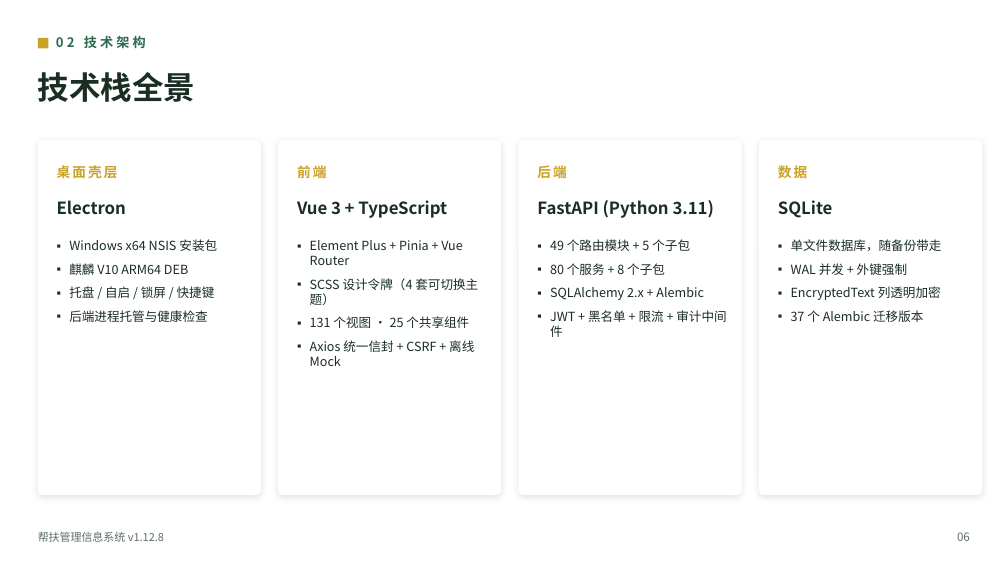
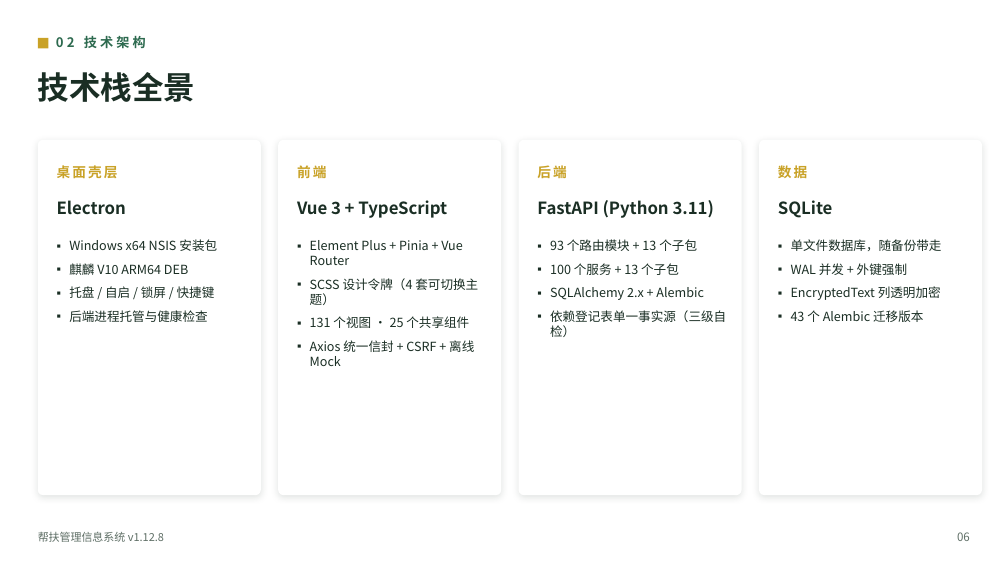
Before and after one commit to lzh745200/MRRS, a slide deck: slide 8 of docs/帮扶管理信息系统介绍.pptx. Drawn at 1008x567 pixels with LibreOffice and Linux fonts; fonts in the diff are those of the drawing. Boxes give left, top, right and bottom in pixels: in the first picture for what was removed or moved away, otherwise in the second. Text is boxed around its words. In the diff, an @@ line names an element or a change of style, - is before the commit and + after.

Commit message:
docs: 依赖三级清单与自检口径同步到文档与 PPT（并修复被误写入的技术栈说明）
- **修复错误文档**：`docs/03-开发文档/06-运维文档/技术栈说明.md` 此前内容是一份被截断的
  Claude Code 权限配置 JSON（2026-07-22 误写入），已重写为真正的《技术栈说明》——
  含技术栈总览、**依赖三级清单与登记表位置**、依赖自检与诊断口径（源码形态 vs 安装包形态）、
  版本与单一事实源约定。
- `CLAUDE.md`：新增"依赖清单单一事实源"约定（只改登记表 + requirements；禁止端点自持清单；
  判定用 import 名而非 metadata 枚举）。
- `项目文件结构说明.md`：core 模块数与说明补 `required_packages.py`；治理约定表新增该条。
- `README.md`：后端技术栈补"依赖自检"说明；"近期修复记录"补 R15 条目。
- `CHANGELOG.md`：v1.12.8 条目追加 R15 小节（幻影依赖 / 冻结运行时误报 / 三级分组 / 可执行修复命令）。
- **PPT**（`docs/build_ppt.js` → `docs/帮扶管理信息系统介绍.pptx`，37 页）：目录页测试口径
  更新为 17,295 项并标注依赖自检；技术栈全景页后端列改为 93 路由模块 + 100 服务 +
  "依赖登记表单一事实源（三级自检）"；数据层 37 → 43 个迁移版本、57 → 59 个模型。

```diff
--- a/docs/帮扶管理信息系统介绍.pptx
+++ b/docs/帮扶管理信息系统介绍.pptx
@@ text at [550,239,697,275]: text changed @@
-▪ 49 个路由模块 + 5 个子包
-▪ 80 个服务 + 8 个子包
+▪ 93 个路由模块 + 13 个子包
+▪ 100 个服务 + 13 个子包
@@ text at [550,310,726,337]: text changed @@
-▪ JWT + 黑名单 + 限流 + 审计中间件
+▪ 依赖登记表单一事实源（三级自检）
@@ text at [791,310,923,322]: text changed @@
-▪ 37 个 Alembic 迁移版本
+▪ 43 个 Alembic 迁移版本
```
Also in this commit, not shown: 2 other slides changed, 6 other files.
